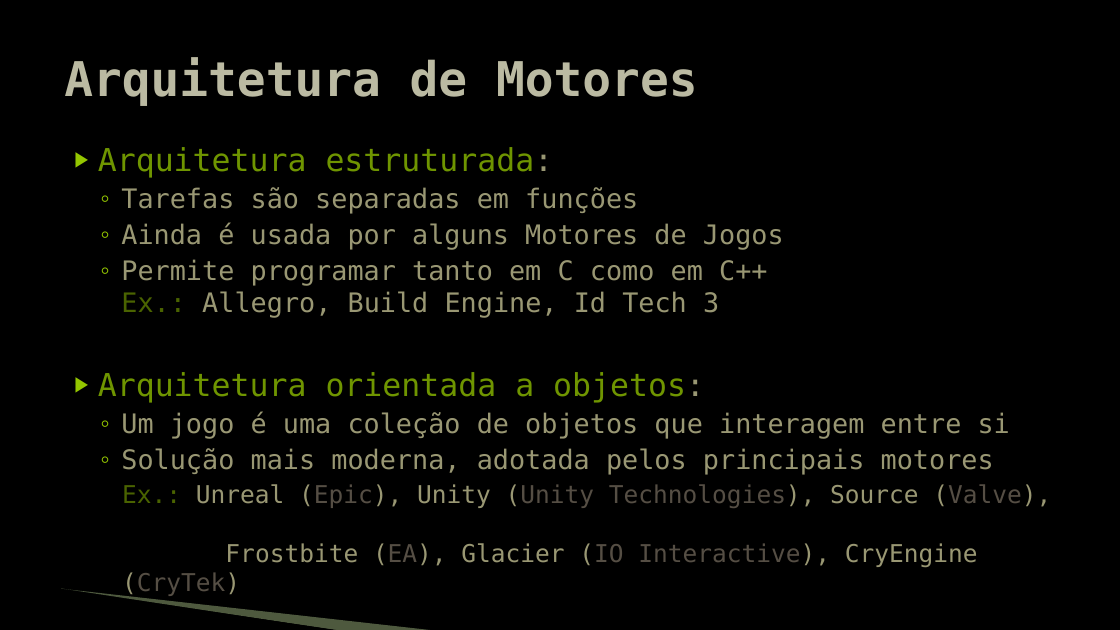
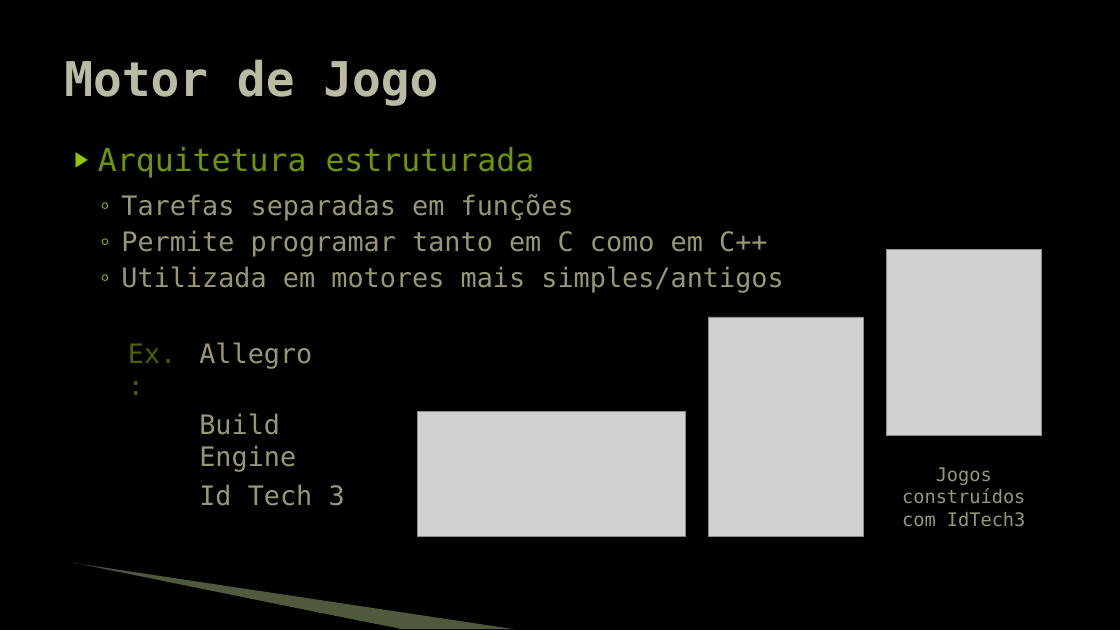
Before and after one commit to JudsonSS/Jogos, a slide deck: slide 5 of Slides/05. Motor de Jogo.pptx. Drawn at 1120x630 pixels with LibreOffice and Linux fonts; fonts in the diff are those of the drawing; grey boxes stand for pictures; background and template pictures are left out. Boxes give left, top, right and bottom in pixels: in the first picture for what was removed or moved away, otherwise in the second. Text is boxed around its words. In the diff, an @@ line names an element or a change of style, - is before the commit and + after.

```diff
--- a/Slides/05. Motor de Jogo.pptx
+++ b/Slides/05. Motor de Jogo.pptx
@@ title at [64,59,438,106]: text changed @@
-Arquitetura de Motores
+Motor de Jogo
@@ text at [98,147,783,293]: text changed @@
-▶ Arquitetura estruturada:
-  ◦ Tarefas são separadas em funções
-  ◦ Ainda é usada por alguns Motores de Jogos
-  ◦ Permite programar tanto em C como em C++
-    Ex.: Allegro, Build Engine, Id Tech 3
-▶ Arquitetura orientada a objetos:
-  ◦ Um jogo é uma coleção de objetos que interagem entre si
-  ◦ Solução mais moderna, adotada pelos principais motores
-    Ex.: Unreal (Epic), Unity (Unity Technologies), Source (Valve),
-    Frostbite (EA), Glacier (IO Interactive), CryEngine (CryTek)
+▶ Arquitetura estruturada
+  ◦ Tarefas separadas em funções
+  ◦ Permite programar tanto em C como em C++
+  ◦ Utilizada em motores mais simples/antigos
@@ picture added at [886,250,1041,436] @@
@@ picture added at [708,317,863,536] @@
@@ table added at [119,335,397,510], 3 rows, 2 columns @@
+Ex.: | Allegro
+ | Build Engine
+ | Id Tech 3
@@ picture added at [418,412,686,537] @@
@@ text added at [902,467,1025,526], 16 pt, text #999773 @@
+Jogos construídos com IdTech3
@@ freeform shape: place and size @@
-freeform shape at [60,590,340,630]
+freeform shape at [71,565,400,629]
@@ freeform shape: place and size @@
-freeform shape at [61,589,437,630]
+freeform shape at [73,563,514,629]
```
Also in this commit, not shown: 9 other slides changed, 1 slide added.
